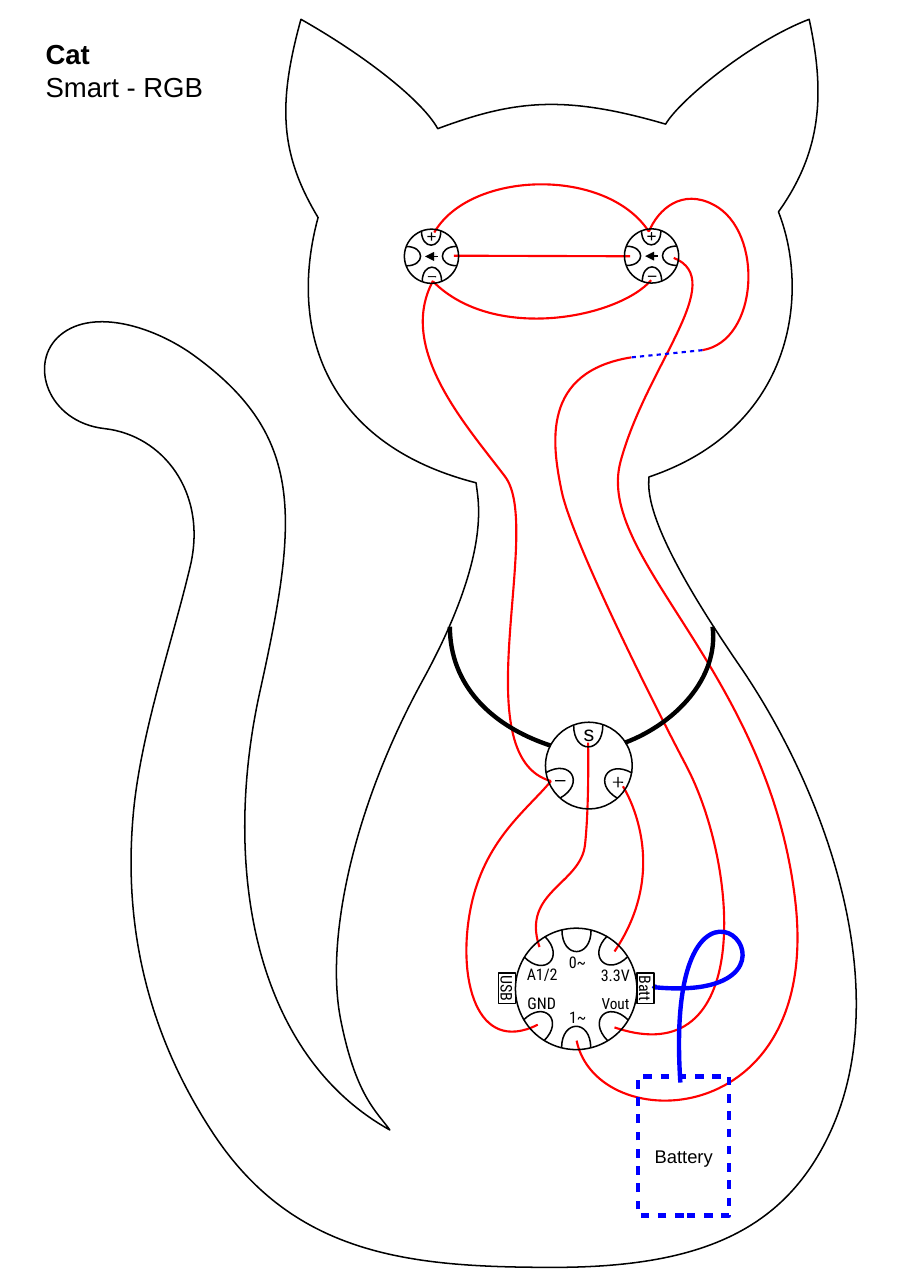
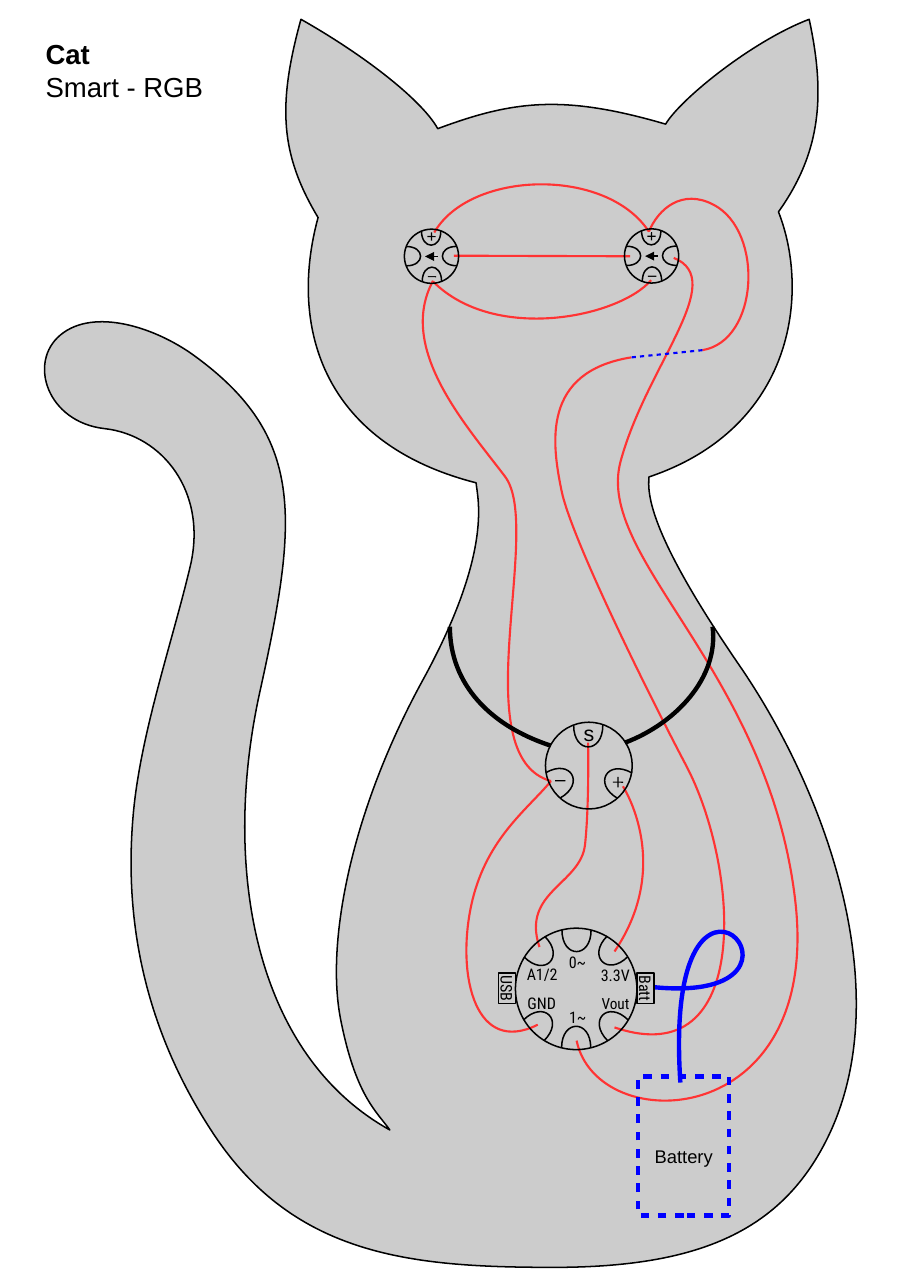
Before and after one commit to Mariemurasaki/Electronic-Geek-Bag, a slide deck: slide 3 of Documentation/source/shapes_portrait.odp. Drawn at 911x1288 pixels with LibreOffice and Linux fonts; fonts in the diff are those of the drawing. Boxes give left, top, right and bottom in pixels: in the first picture for what was removed or moved away, otherwise in the second. Text is boxed around its words. In the diff, an @@ line names an element or a change of style, - is before the commit and + after.

```diff
--- a/Documentation/source/shapes_portrait.odp
+++ b/Documentation/source/shapes_portrait.odp
@@ freeform shape at box(44, 20, 856, 1268): fill none to #CCCCCC @@
@@ outline #FF0000 1.39 pt to #FF3333 1.39 pt in 9 elements at box(615, 787, 643, 952), box(535, 742, 587, 947), box(466, 781, 551, 1031), box(423, 281, 551, 781), box(433, 280, 651, 318), box(576, 258, 796, 1100), box(555, 357, 724, 1034), box(649, 198, 748, 349), box(434, 184, 649, 232) @@
@@ ellipse at box(429, 252, 437, 261): fill #F0F0F0 to #D7D7D7 @@
@@ line (630, 257) - (454, 256): stroke #FF0000 1.39 pt to #FF3333 1.39 pt @@
@@ ellipse at box(648, 252, 657, 261): fill #F0F0F0 to #D7D7D7 @@
@@ freeform shape at box(654, 932, 742, 1083): outline redrawn @@
```
Also in this commit, not shown: 6 other slides changed, 2 other files.
